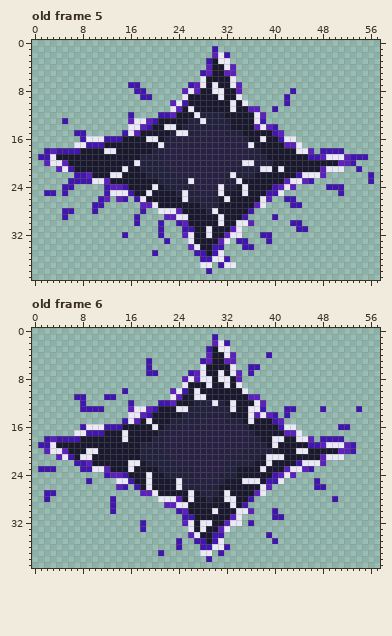
Pixel-art file, stored at Aseprite/Yamato_SpaceCut.aseprite. Above is the file before it was changed.
58x40 pixels, 6 frames. Shown: old frame 5, old frame 6. The commit also changed other frames, which this record leaves out.
After the commit:
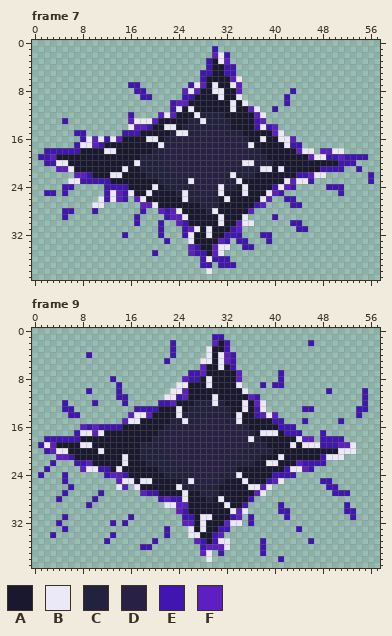
Palette (. is transparent): A #19182f  B #ebe9f7  C #222140  D #292145  E #4115b2  F #5d1ec2
A new or re-ordered frame is compared with the old frame closest to it.
From old to new:
frames 6 -> 9
Changed rows in their new state; - is an unchanged pixel.
Frame 7 against old frame 5:
first column x 2:
 3 ------------------------------F--------------------
 4 ---------------------------E--EE-------------------
 5 ---------------------------E--EE-------------------
 6 --------------------------E----FB------------------
 7 -------------------------BF------------------------
 9 -----------------------EE--------------------------
10 ---------------------EFF---------------------------
11 ---------------------EB------------B---------------
12 -------------------FB--------------FB--------------
13 -----------------BF----------------EF--------------
14 ---------------F-------------------E-EF------------
15 --------------EE----------------------FB-----------
16 --------F--BF--------------------------B-F---------
17 -----E-BF-------------------------------BEE--------
18 -E----------------------------------------F-B-FFBB-
19 -F------------------------------------------FBBEEFE
20 EE-B---------------------------------------------EE
21 ---FB-----------------------------------------EEEE-
22 -----FFE-----------------------------------EF-B----
23 ----BB--EEE-----------------------------BF-B-------
24 -----------EE--------------------------BFE---------
25 ------------FEB----------------------BFE-----------
26 ---------BEB---F-----------------------------------
27 --------BB-------------------------EF--------------
28 -------------------FEFB-----------F----------------
29 --------------------E-F----------B-----------------
30 ----------------------FE--------F-B----------------
31 ------------------------FB-----EF------------------
32 -----------------------E------EEE------------------
33 ------------------------------E--------------------
34 -------------------------E--FBB--------------------
35 ------------------------F---F----------------------
36 ---------------------------BEE---------------------
37 --------------------------EE--EE-------------------
38 ---------------------------B-----------------------
Frame 9 is new; against old frame 6:
first column x 1:
 1 ------------------------------E------------------------
 2 ----------------------E-------A--------------E---------
 3 ----------------------E-----B-AE-----------------------
 4 --------E-------------E-----B-BFE-----.----------------
 5 ------------------.--E-----BB-B-E----------------------
 6 ------------------.--------F--B-E--..------------------
 7 ------------------..------EF--A-A--.----E--------------
 8 ------------E------------EEA--AA--------E--------------
 9 -------------E---------B-------A-----E-EE--------------
10 --------E----E.-------B-F-A---------------------E-----E
11 ------..---..EE------B-EF-AA-B------E-----------------E
12 ----E--.-E----E.----------------A-B-FB----------------E
13 ----EE-....----.EEE-----A-------A-BAEB---..-EE-.------E
14 -----EE--------F-BF----B---------B-AEFBF-.-----------E-
15 --------------F-B-A-----B--------B-A----E---E-----E----
16 -------FEFE--------A---------------------EE-------..---
17 ------E-BFB---A----------------------BBB-EEE---E-------
18 --E-----------A--------------------B---AA---F----------
19 -BF----BB------------------------------A--B-BBBEEEF-B--
20 -EF-B---AAB--------------------------------AA-----BBB--
21 ----F--AA-----B-----------------------AA-------E-------
22 --E-----------BAA----------------------B---FEEEE-------
23 .-.----FB-EE-B-A---------------------A---E-------------
24 E---E-------------A--------------B------EEE------------
25 ----E---.----F-B-B-----A-B---------AA--F------.EE------
26 -----E-------BF-B-A----------------BBFB-------..EE-----
27 -..-E-----E-------EE----BA-----A-----------------EEE---
28 -.-E-----E--.-------EFEEBA----BAA----------------.-----
29 --------E---.--------BBFF------BA-------E----------E---
30 ------------.----------FE----A--BF-.---.EE---------EE--
31 ----E----------E-----------BB---EF-E---..E----------E--
32 ---E--------E-E--.-------F--A--------------------------
33 ----E------------.---E--------EE-----------E-----------
34 --E---------E--------E---B----F-------.----------------
35 -----------E-------E---.--F----B-----E-.-----E---------
36 -----------------EE----.----FFFB-----E-----------------
37 --------------------.------F---------E-----------------
38 ----------------------------B-----------E--------------
Changed places in both pictures, as pixel boxes (x1, y1, x2, y2):
changed: (44, 58, 350, 274)
changed: (38, 334, 368, 562)
